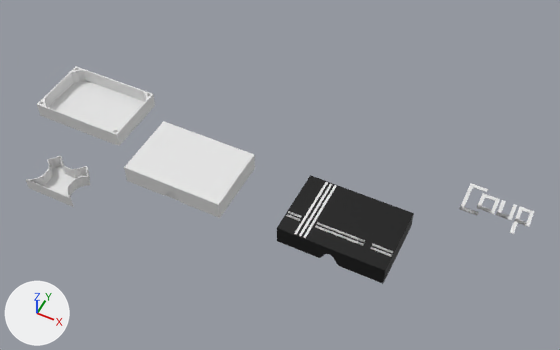
What one commit did to the Blender file blender/box.blend.
Camera for both pictures: a camera (50 mm lens) standing at (0.374, -0.51, 0.687) and looking at (0.096, 0.045, -0.006). Arrows for +X, +Y and +Z are at lower left; the lights stay in place.

Before the edit, the objects in view are built like this:
```python
me_cube_004 = bpy.data.meshes.new('Cube.004')
me_cube_004.from_pydata(...)  # 338 vertices, 334 faces; spans x -7.02..7.02, y -4.0..6.5, z 0.0..3.4
me_cube_009 = bpy.data.meshes.new('Cube.009')
me_cube_009.from_pydata(...)  # 860 vertices, 653 faces; spans x -0.0635..0.0635, y -0.0431..0.0431, z -0.0085..0.0156
me_cube_009.materials.append(mat_material_001)  # black #000000
me_cube_010 = bpy.data.meshes.new('Cube.010')
me_cube_010.from_pydata(...)  # 384 vertices, 310 faces; spans x -0.035..0.21, y -0.051..0.105, z -0.017
me_cube_010.materials.append(mat_material)  # white #e7e7e7
ob_box_cover_mesh = bpy.data.objects.new('box_cover_mesh', me_cube_009)
ob_box_cover_mesh.location = (0.2, 0.0, 0.0)
_m = ob_box_cover_mesh.modifiers.new('Boolean', 'BOOLEAN')
_m.object = ob_cover_art
ob_cover_art = bpy.data.objects.new('cover_art', me_cube_010)
ob_cover_art.location = (0.1725, 0.0092, 0.0324)
ob_currency_holder_mesh = bpy.data.objects.new('currency holder_mesh', me_cube_004)
ob_currency_holder_mesh.location = (-0.1663, -0.054, -0.0609)
ob_currency_holder_mesh.scale = (0.005, 0.005, 0.005)
# also in view: 'box_mesh' at (-0.172, 0.048, -0.007); 'box_cover_orig' at (0.0, 0.0, 0.004)
```
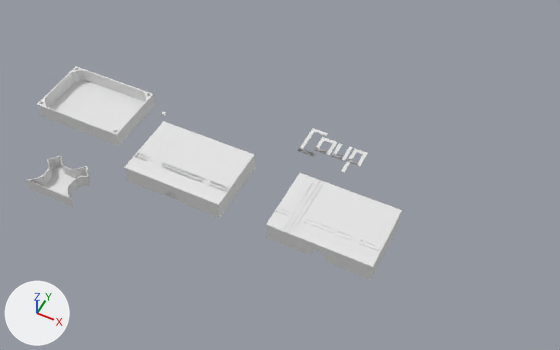
Scene script edits in JSON lines:
```json
{"block": "me_cube_009", "where": "# used by ob_box_cover_mesh; location = (0.2, 0.0, 0.0)"}
{"op": "remove", "block": "me_cube_009", "code": "me_cube_009.from_pydata(...)  # 860 vertices, 653 faces; spans x -0.0635..0.0635, y -0.0431..0.0431, z -0.0085..0.0156"}
{"op": "add", "block": "me_cube_009", "code": "me_cube_009.from_pydata(...)  # 1316 vertices, 759 faces; spans x -0.0635..0.0635, y -0.0431..0.0431, z -0.0085..0.0156"}
{"block": "me_cube_009", "change": "me_cube_009 part 1: 69 vertices moved from x -0.062..0.062, y -0.042..0.0418, z 0.0118..0.0156 to x -0.062..0.062, y -0.0418..0.042, z 0.0148..0.0156; 126 vertices removed from x -0.062..0.062, y -0.0399..0.0418, z 0.0118..0.0156; 472 vertices added at x -0.062..0.062, y -0.04..0.042, z 0.0118..0.0156"}
{"block": "me_cube_009", "change": "me_cube_009 part 2: 3 vertices moved from x 0.0552..0.0584, y 0.0351..0.0365, z 0.0118 to x 0.0552..0.0584, y 0.0351..0.0364, z 0.0148; 18 vertices removed from x 0.055..0.0599, y 0.035..0.0399, z 0.0118; 128 vertices added at x 0.0549..0.06, y 0.0349..0.04, z 0.0118..0.0148"}
{"block": "me_cube_009", "change": "me_cube_009 part 3: 452 faces spanning x -0.0635..0.0635, y -0.0431..0.0431, z -0.0085..0.0156 switch from mat_material_001 (black #000000) to no material"}
{"op": "set", "path": "ob_box_cover_mesh.location", "old": "(0.2, 0.0, 0.0)", "new": "(0.1857, 0.0017, -0.0042)"}
{"op": "set", "path": "ob_cover_art.location", "old": "(0.1725, 0.0092, 0.0324)", "new": "(-0.0275, 0.0094, 0.0324)"}
```

Changed parts and their boxes (x1, y1, x2, y2) in the pictures (560 x 350 px):
```json
{"object": "box_cover_mesh", "change": "reshaped, moved", "before": [277, 175, 414, 284], "after": [266, 173, 402, 280]}
{"object": "cover_art", "change": "moved", "before": [286, 182, 535, 257], "after": [135, 127, 368, 192]}
{"part": 1, "of": "me_cube_009", "change": "built on", "before": [283, 180, 399, 262], "after": [272, 176, 387, 258]}
{"part": 3, "of": "me_cube_009", "change": "recoloured", "before": [277, 175, 414, 284], "after": [266, 173, 402, 280]}
```
